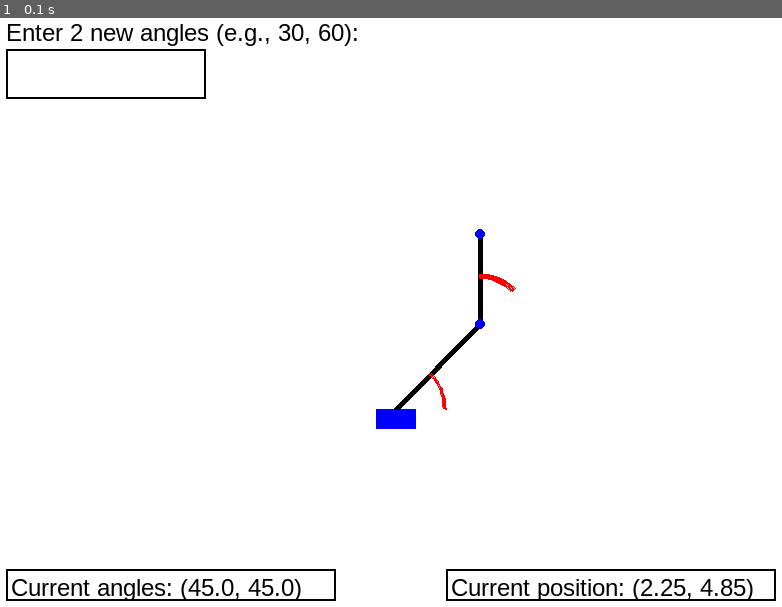
Above: before the commit, frame 1.
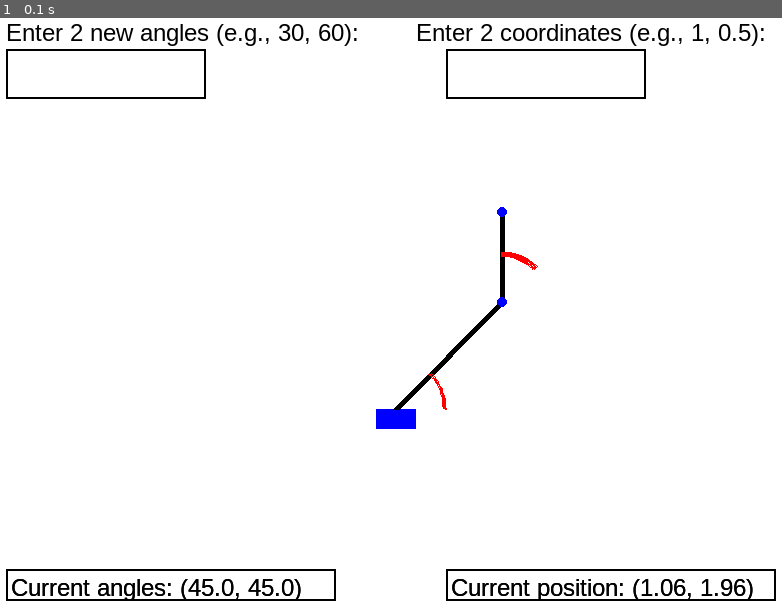
Above: after the commit, the same moment.

Repository: EStorvik/MAT110
Game: pygame game, started from perspektiv/pygame_robot.py
Same seed, same stepped clock (60 frames per second), same inputs: the game is played once before the commit and once after it.
Inputs:
- Up to frame 1 (0.1 s): no input

The runs differ from the first frame. In frame 1, 1.5% of the frame differs, in the area x 1-98%, y 1-99%.

Commit message:
perspektivforelesning og litt div

Diff:
--- /dev/null
+++ b/linalg/funksjoner.py
@@ -0,0 +1,13 @@
+import numpy as np
+
+
+f = lambda x: x**2+1
+
+def ff(x):
+    return x**2 +1
+
+A = np.array([[1,2,3],[2,-6,3]])
+
+
+
+print(ff(A))
--- /dev/null
+++ b/linalg/linear_algebra.py
@@ -0,0 +1,17 @@
+import sympy as sym
+import numpy as np
+import matplotlib.pyplot as plt
+
+A = sym.Matrix([[0,0,0,0,1],[1,1,1,1,1],[2**4, 2**3, 2**2, 2**1, 2**0], [3**4, 3**3, 3**2, 3**1, 3**0], [4**4, 4**3, 4**2, 4**1, 4**0]])
+b = sym.Matrix([[1],[3.2],[5.6],[-2],[7]])
+
+sym.pprint(A)
+a = A.inv()*b
+print(a)
+def f(x):
+    return a[0]*x**4+a[1]*x**3+a[2]*x**2+a[3]*x+a[4]
+
+xx = np.linspace(0,4,1000)
+plt.figure("plotting 5 order polynomial")
+plt.plot(xx,f(xx))
+plt.show()
--- /dev/null
+++ b/linalg/losning_oppgaver_linear_algebra.py
@@ -0,0 +1,30 @@
+import sympy as sym
+import numpy as np
+import matplotlib.pyplot as plt
+
+# Lager A-matrisen
+A = sym.Matrix([[0,0,0,0,1],[1,1,1,1,1],[2**4, 2**3, 2**2, 2**1, 2**0], [3**4, 3**3, 3**2, 3**1,
+3**0], [4**4, 4**3, 4**2, 4**1, 4**0]])
+
+# b-vektor
+
+b = sym.Matrix([[2217971],[2799713],[3567707],[4233116],[5367580]])
+
+# Løser ligningssystem
+a = A.inv()*b
+
+# Definerer polynom med koeffisienter fra løsningen
+def f(x):
+    return a[0]*x**4+a[1]*x**3+a[2]*x**2+a[3]*x+a[4]
+
+# plotter funksjonen
+xx = np.linspace(0,4,1000)
+plt.figure("plotting 5 order polynomial")
+plt.plot(xx,f(xx))
+plt.show()
+
+
+# Folketall
+print(f(5)) #2050
+print(f(6+2/3)) #2100
+print(f((3000-1900)/30)) #3000
--- /dev/null
+++ b/linalg/time_om_matriser.py
@@ -0,0 +1,6 @@
+import sympy as sym
+
+A = sym.Matrix ( [ [ 1 , 1 , 1 ] , [ 1 , 1 , 2 ] , [ 2 , 1 , 1 ] ] )
+I = sym.eye( 3 )
+M = A.row_join(I)
+sym.pprint(M.rref())
--- /dev/null
+++ b/perspektiv/kretsnettverk.py
@@ -0,0 +1,5 @@
+import sympy as sym
+
+A = sym.Matrix([[-15,5,0, -230],[5,-23,7, 0],[0,7,-17, 9]])
+
+sym.pprint(A.rref())
--- a/perspektiv/pygame_robot.py
+++ b/perspektiv/pygame_robot.py
@@ -17,7 +17,7 @@
 RED = (255, 0, 0)
 BLUE = (0, 0, 255)
 
-robot = robot.Robot(1.2, 0.9)
+robot = robot.Robot(1.5, 0.9)
 
 # Initialize variables
 base_x, base_y = WIDTH // 2, HEIGHT // 2+100  # Base position of the robot
@@ -42,6 +42,9 @@
     return (x1, y1), (x2, y2)
 
 _ , initial_position = calculate_positions(base_x, base_y, angle1, angle2, length1, length2)
+
+def inverse_kinematics(x, y):
+    return robot.inverse_kinematics(x,y)
 
 def update_robot(goal_angle1, goal_angle2, angle1, angle2, increment=0.01):
     # Update angles
@@ -110,6 +113,17 @@
     "Enter 2 new angles (e.g., 30, 60):", True, BLACK
 )
 instruction_rect = instruction_text.get_rect(topleft=(10, 10))
+
+input_text_pos = ""
+input_rect_pos = pygame.Rect(450, 40, 200, 50)
+input_active_pos = False
+
+
+instruction_text_pos = font.render(
+    "Enter 2 coordinates (e.g., 1, 0.5):", True, BLACK
+)
+instruction_rect_pos = instruction_text_pos.get_rect(topleft=(420, 10))
+
 
 # Cursor variables
 cursor_width = 2
@@ -152,9 +166,40 @@
     window.blit(position_surface, (position_box.x + 5, position_box.y + 5))
 
 
+def draw_input_box_pos():
+    pygame.draw.rect(window, BLACK, input_rect_pos, 2)
+    text_surface = font.render(input_text_pos, True, BLACK)
+    window.blit(text_surface, (input_rect_pos.x + 5, input_rect_pos.y + 5))
+
+    # Draw the instruction text
+    window.blit(instruction_text_pos, instruction_rect_pos.topleft)
+
+    # Draw the cursor if the input box is active and the cursor is visible
+    if input_active_pos and cursor_visible:
+        cursor_x = (
+            input_rect_pos.x + 5 + text_surface.get_width()
+        )  # Cursor position at the end of the text
+        pygame.draw.line(
+            window,
+            cursor_color,
+            (cursor_x, input_rect_pos.y + 5),
+            (cursor_x, input_rect_pos.y + input_rect_pos.height - 5),
+            cursor_width,
+        )
+
+    # Draw the angles text box
+    pygame.draw.rect(window, BLACK, angles_box, 2)
+    angles_surface = font.render(angles_text, True, BLACK)
+    window.blit(angles_surface, (angles_box.x + 5, angles_box.y + 5))
+
+    # Draw the position text box
+    pygame.draw.rect(window, BLACK, position_box, 2)
+    position_surface = font.render(position_text, True, BLACK)
+    window.blit(position_surface, (position_box.x + 5, position_box.y + 5))
+
 
 def rad_to_deg(radians):
-    return round(radians * 180 / math.pi, 0)
+    return float(round(radians * 180 / math.pi, 0))
 
 def deg_to_rad(degrees):
     return round(degrees * math.pi / 180, 9)
@@ -180,8 +225,11 @@
             # Check if the user clicks on the input box
             if input_rect.collidepoint(event.pos):
                 input_active = not input_active
+            elif input_rect_pos.collidepoint(event.pos):
+                input_active_pos = not input_active_pos
             else:
                 input_active = False
+                input_active_pos = False
         elif event.type == pygame.KEYDOWN:
             # Capture key events when the input box is active
             if input_active:
@@ -202,13 +250,38 @@
                         )
                     except ValueError:
                         angles_text = (
-                            "Invalid input. Please enter valid 3D coordinates."
+                            "Invalid input. Please enter valid 2D coordinates."
                         )
                     input_text = ""
                 elif event.key == pygame.K_BACKSPACE:
                     input_text = input_text[:-1]
                 else:
                     input_text += event.unicode
+            elif input_active_pos:
+                # Add blinking line to input box
+
+                if event.key == pygame.K_RETURN:
+                    try:
+                        # Attempt to convert the entered text to a numpy array of floats
+                        positions = np.array(
+                            [float(x) for x in input_text_pos.split(",")]
+                        )
+                        if len(positions) != 2:
+                            print("Invalid input. Please enter two coordinates.")
+                        else:
+                            goal_angle1, goal_angle2 = inverse_kinematics(positions[0],positions[1])
+                        angles_text = (
+                            f"Current angles: {rad_to_deg(goal_angle1), rad_to_deg(goal_angle2)}"
+                        )
+                    except ValueError:
+                        position_text = (
+                            "Invalid input. Please enter valid 2D coordinates."
+                        )
+                    input_text_pos = ""
+                elif event.key == pygame.K_BACKSPACE:
+                    input_text_pos = input_text_pos[:-1]
+                else:
+                    input_text_pos += event.unicode
         elif event.type == pygame.QUIT:
             running = False
 
@@ -218,12 +291,13 @@
 
     # Draw the input box
     draw_input_box()
+    draw_input_box_pos()
 
     # Update robot
     joint1_pos, joint2_pos, angle1, angle2 = update_robot(goal_angle1, goal_angle2, angle1, angle2)
 
     # Updateposition box
-    position_text = f"Current position: {round(joint2_pos[1]/100,2), round(joint2_pos[0]/100,2)}"
+    position_text = f"Current position: {round((joint2_pos[0]-base_y)/100,2), round((-joint2_pos[1]+base_x)/100,2)}"
 
     # Draw the robot arm
     draw_robot(joint1_pos, joint2_pos, angle1, angle2)
--- a/perspektiv/robot.py
+++ b/perspektiv/robot.py
@@ -29,12 +29,12 @@
             return None, None
 
         # calculate theta2
-        theta2 = 2*np.pi-np.arccos((-d**2+self.L1**2+self.L2**2)/(2*self.L1*self.L2))
+        theta2 = np.pi-np.arccos((-d**2+self.L1**2+self.L2**2)/(2*self.L1*self.L2))
 
         # Calculate theta1
-        beta = np.arctan2(y, x)
-        alpha = np.arccos((-self.L2**2+self.L1**2+d**2)/(2*self.L1*d))
-        theta1 = beta + alpha
+        thetah = np.arctan2(y, x)
+        thetai = np.arccos((-self.L2**2+self.L1**2+d**2)/(2*self.L1*d))
+        theta1 = thetah - thetai
         return theta1, theta2
 
 
